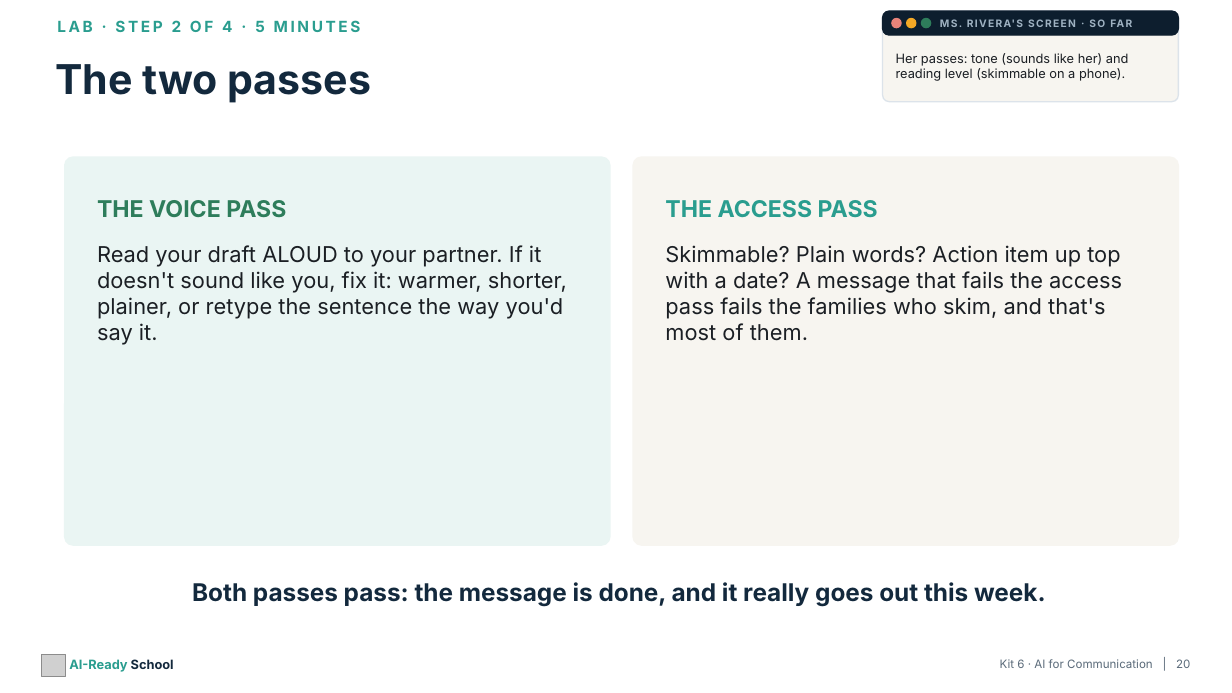
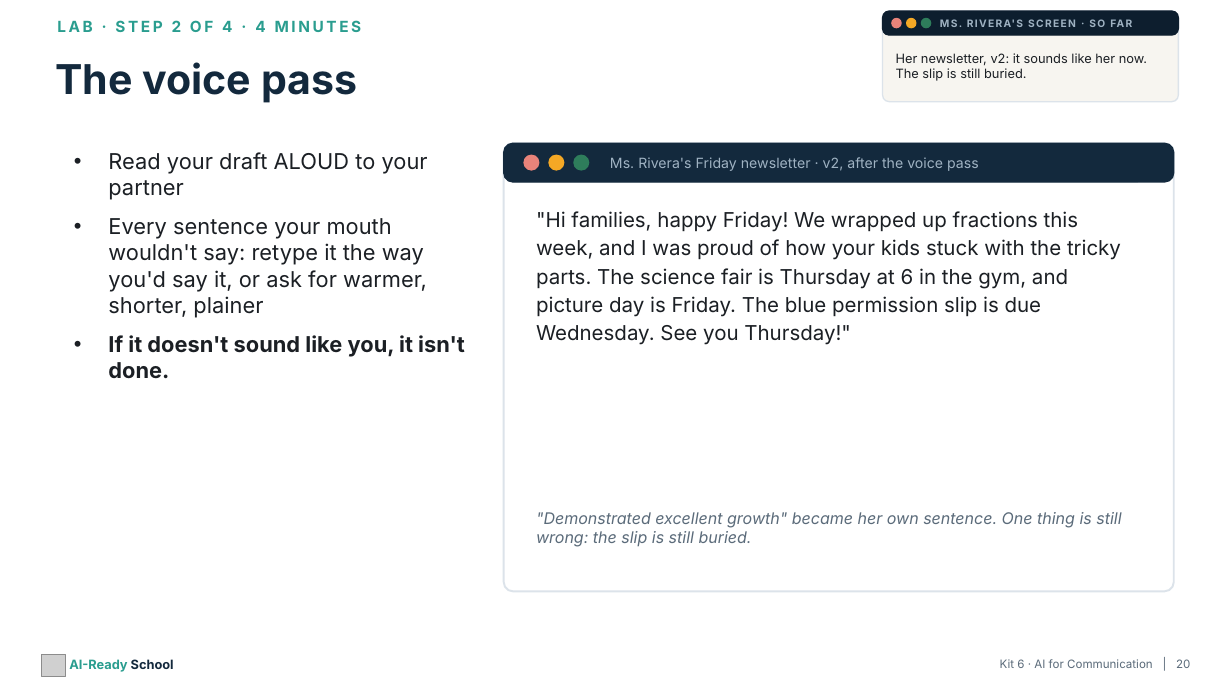
Before and after one commit to aspinozzi1/Ai-School-Ready, a slide deck: slide 20 of kits/kit06/Kit06_PresentationDeck.pptx. Drawn at 1232x693 pixels with LibreOffice and Linux fonts; fonts in the diff are those of the drawing; grey boxes stand for pictures. Boxes give left, top, right and bottom in pixels: in the first picture for what was removed or moved away, otherwise in the second. Text is boxed around its words. In the diff, an @@ line names an element or a change of style, - is before the commit and + after.

```diff
--- a/kits/kit06/Kit06_PresentationDeck.pptx
+++ b/kits/kit06/Kit06_PresentationDeck.pptx
@@ text at (57,20,362,32): text changed @@
-LAB · STEP 2 OF 4 · 5 MINUTES
+LAB · STEP 2 OF 4 · 4 MINUTES
@@ text at (896,53,1147,81): text changed @@
-Her passes: tone (sounds like her) and reading level (skimmable on a phone).
+Her newsletter, v2: it sounds like her now. The slip is still buried.
@@ text at (55,62,357,103): text changed @@
-The two passes
+The voice pass
@@ rounded rectangle: place and size @@
-rounded rectangle at (633,157,1178,545)
+rounded rectangle at (504,143,1174,592)
@@ rounded rectangle at (504,143,1174,592): fill #F7F5F0 to #FFFFFF; outline #F7F5F0 1 pt to #DCE3EA 1.5 pt @@
@@ rounded rectangle added at (504,143,1174,182), fill #13293D, outline #13293D 1 pt @@
@@ rounded rectangle removed at (65,157,610,545) @@
@@ text at (108,152,465,379): text changed @@
-Read your draft ALOUD to your partner. If it doesn't sound like you, fix it: warmer, shorter, plainer, or retype the sentence the way you'd say it.
+• Read your draft ALOUD to your partner
+• Every sentence your mouth wouldn't say: retype it the way you'd say it, or ask for warmer, shorter, plainer
+• If it doesn't sound like you, it isn't done.
@@ ellipse added at (524,155,539,170), fill #E8837A, outline #E8837A 1 pt @@
@@ ellipse added at (549,155,564,170), fill #F4A825, outline #F4A825 1 pt @@
@@ ellipse added at (574,155,589,170), fill #2E7D5B, outline #2E7D5B 1 pt @@
@@ text at (610,157,979,171): text changed; size 19 to 11 pt; text colour #13293D to #9FB2C2; bold off @@
-Both passes pass: the message is done, and it really goes out this week.
+Ms. Rivera's Friday newsletter · v2, after the voice pass
@@ text removed at (97,200,286,218) @@
-THE VOICE PASS
@@ text removed at (665,200,878,218) @@
-THE ACCESS PASS
@@ text added at (536,211,1121,345), 16 pt, text #1B1F24 @@
+"Hi families, happy Friday! We wrapped up fractions this week, and I was proud of how your kids stuck with the tricky parts. The science fair is Thursday at 6 in the gym, and picture day is Friday. The blue permission slip is due Wednesday. See you Thursday!"
@@ text removed at (665,245,1122,341) @@
-Skimmable? Plain words? Action item up top with a date? A message that fails the access pass fails the families who skim, and that's most of them.
@@ text added at (536,512,1121,547), 12.5 pt, text #5B6B7A, italic @@
+"Demonstrated excellent growth" became her own sentence. One thing is still wrong: the slip is still buried.
```
Also in this commit, not shown: 13 other slides changed, 4 slides added, 4 slides removed, 21 other files.
